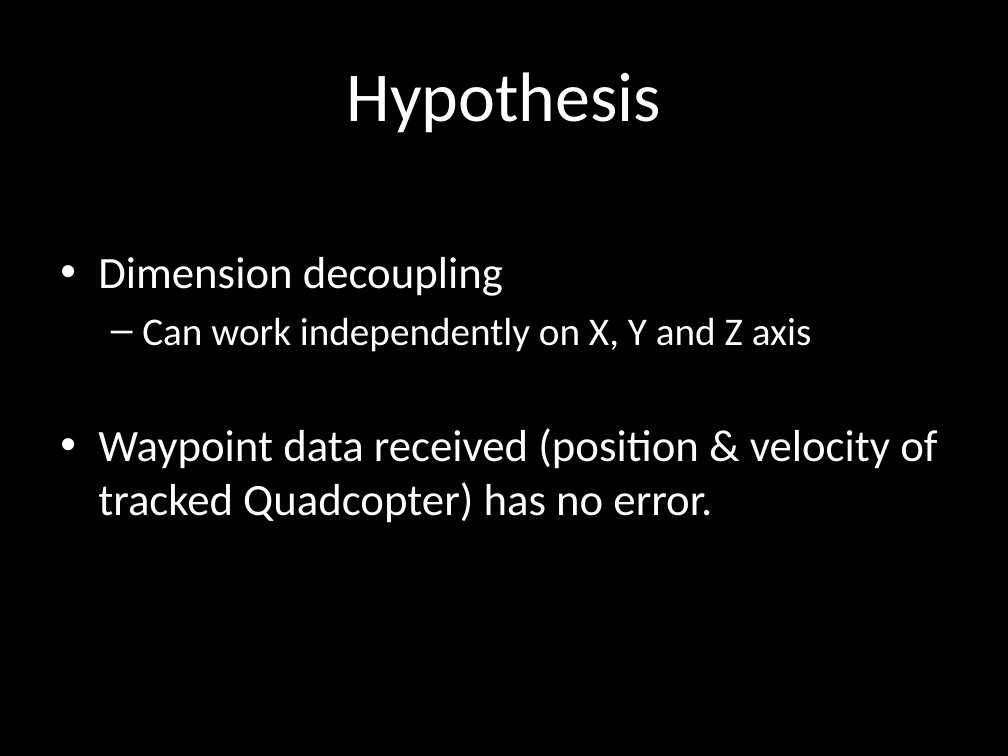
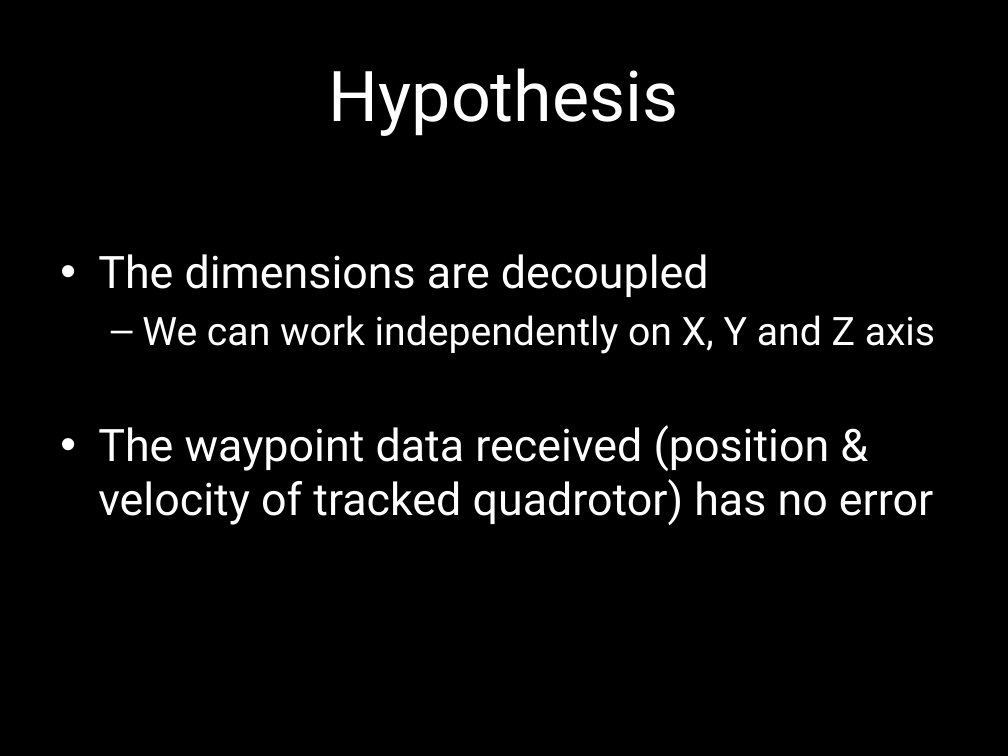
Before and after one commit to SyrianSpock/project-quadrotor-chase, a slide deck: slide 2 of Presentation/Presentation.pptx. Drawn at 1008x756 pixels with LibreOffice and Linux fonts; fonts in the diff are those of the drawing. Boxes give left, top, right and bottom in pixels: in the first picture for what was removed or moved away, otherwise in the second. Text is boxed around its words. In the diff, an @@ line names an element or a change of style, - is before the commit and + after.

```diff
--- a/Presentation/Presentation.pptx
+++ b/Presentation/Presentation.pptx
@@ title "Hypothesis" at [329,68,679,136]: font Calibri to Roboto @@
@@ text at [98,254,935,525]: text changed; font Calibri to Roboto @@
-• Dimension decoupling
-  – Can work independently on X, Y and Z axis
-• Waypoint data received (position & velocity of tracked Quadcopter) has no error.
+• The dimensions are decoupled
+  – We can work independently on X, Y and Z axis
+• The waypoint data received (position & velocity of tracked quadrotor) has no error
```
Also in this commit, not shown: 8 other slides changed, 5 other files.
